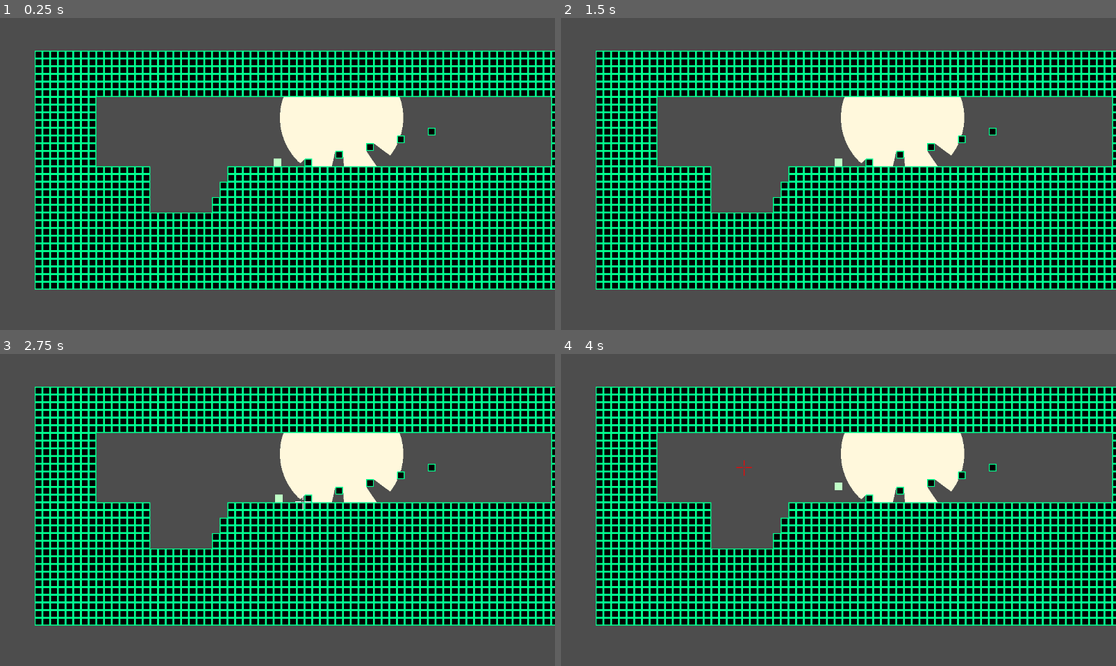
Above: before the commit, frames 1-4 (two rows, left to right).
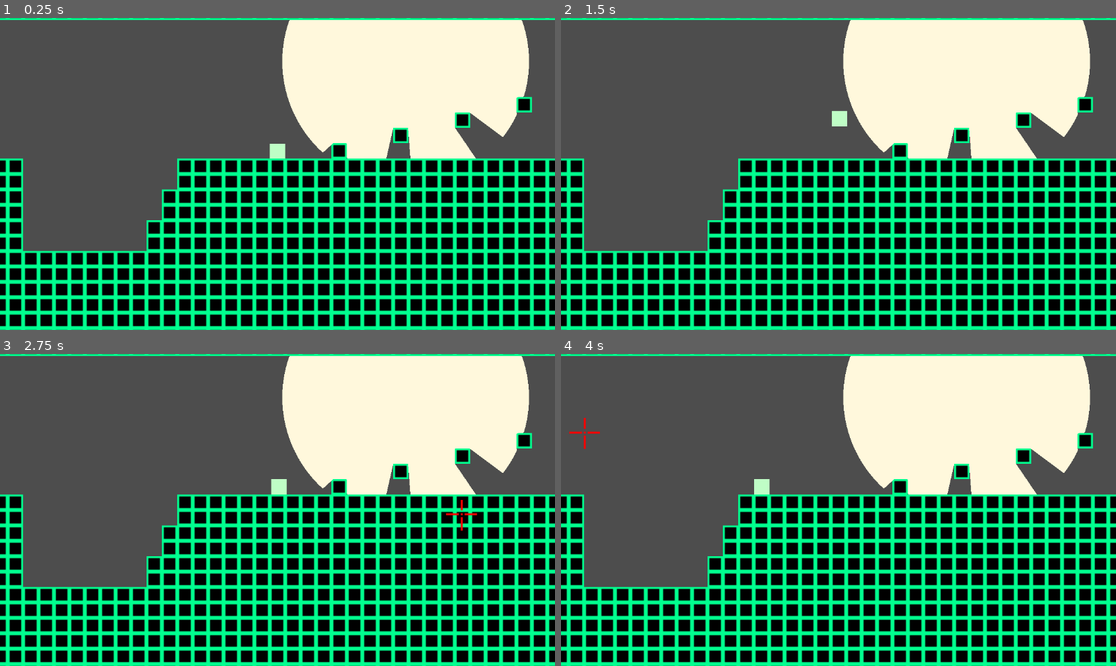
Above: after the commit, the same moments.

Repository: mtthwm/Godot-Platformer
Game: Godot game, scene res://Scenes/PlayerExperimentation.tscn
The game is run twice, just before and just after one commit, with the same random seed, the same clock (stepped at 60 frames per second) and the same inputs.
Inputs:
- Up to frame 1 (0.25 s): no input
- Up to frame 2 (1.5 s): tap Enter at 0.5 s; hold D (move_right) 0.53-1.28 s; hold Shift (move_grapple) 0.53-1.28 s; tap Space (move_jump) at 0.77, 1.25 s; hold S (move_down) from 1.28 s (still down); tap Shift (move_grapple) at 1.35 s
- Up to frame 3 (2.75 s): tap Space (move_jump) at 1.52 s; release S (move_down) at 2.03 s; hold D (move_right) from 2.03 s (still down); hold Shift (move_grapple) from 2.03 s (still down)
- Up to frame 4 (4 s): release D (move_right) at 2.78 s; release Shift (move_grapple) at 2.78 s; hold W (move_up) 2.78-3.53 s; tap Shift (move_grapple) at 2.85 s; tap Space (move_jump) at 3.02, 3.77 s; hold A (move_left) from 3.53 s (still down); hold Shift (move_grapple) from 3.53 s (still down)

The runs differ from the first frame. In frame 1, 69% of the frame differs, in the area x 0-100%, y 0-100%; in frame 2, 69%; in frame 3, 69%; in frame 4, 69%.

Commit message:
Fix grappling

Diff:
--- a/Scenes/PlayerExperimentation.tscn
+++ b/Scenes/PlayerExperimentation.tscn
@@ -20,12 +20,13 @@
 size = Vector2(12, 1)
 
 [sub_resource type="RectangleShape2D" id="RectangleShape2D_kupmo"]
-size = Vector2(1, 12)
+size = Vector2(1.5, 15)
 
 [sub_resource type="RectangleShape2D" id="RectangleShape2D_52jr2"]
-size = Vector2(1, 12)
+size = Vector2(1.5, 15)
 
 [sub_resource type="PhysicsMaterial" id="PhysicsMaterial_omcgf"]
+friction = 0.5
 
 [sub_resource type="TileSetAtlasSource" id="TileSetAtlasSource_kxf2e"]
 texture = ExtResource("2_d8oc8")
@@ -75,7 +76,7 @@
 
 [node name="Node2D" type="Node2D"]
 
-[node name="Player" type="RigidBody2D" parent="." node_paths=PackedStringArray("groundCheck", "leftWallChecker", "rightWallChecker", "crosshair")]
+[node name="Player" type="RigidBody2D" parent="." node_paths=PackedStringArray("groundCheck", "leftWallChecker", "rightWallChecker", "ceilingChecker", "crosshair")]
 position = Vector2(0, -32)
 physics_material_override = SubResource("PhysicsMaterial_vf1f0")
 continuous_cd = 1
@@ -83,14 +84,17 @@
 script = ExtResource("1_1pn2c")
 tilesPerSecondSpeed = 5
 timeToMaxSpeed = 0.75
+tilesPerJump = 4
 inputMaxFullHoldTime = 0.087
 groundCheck = NodePath("GroundChecker")
 leftWallChecker = NodePath("LeftWallChecker")
 rightWallChecker = NodePath("RightWallChecker")
+ceilingChecker = NodePath("CeilingChecker")
 crosshair = NodePath("../Crosshair")
+minGrappleTileLength = 4
 
 [node name="Collider" type="CollisionShape2D" parent="Player"]
-shape = SubResource("CapsuleShape2D_hlv31")
+shape = SubResource("CapsuleShape2D_k7fle")
 
 [node name="Sprite2D" type="Sprite2D" parent="Player"]
 modulate = Color(0.74902, 0.996078, 0.776471, 1)
@@ -109,7 +113,7 @@
 script = ExtResource("2_thmgb")
 
 [node name="CollisionShape2D" type="CollisionShape2D" parent="Player/RightWallChecker"]
-position = Vector2(9.5, 1)
+position = Vector2(9, -0.5)
 shape = SubResource("RectangleShape2D_kupmo")
 disabled = true
 
@@ -117,10 +121,18 @@
 script = ExtResource("2_thmgb")
 
 [node name="CollisionShape2D" type="CollisionShape2D" parent="Player/LeftWallChecker"]
-position = Vector2(-9.5, 1)
+position = Vector2(-9, -0.5)
 shape = SubResource("RectangleShape2D_52jr2")
 
+[node name="CeilingChecker" type="Area2D" parent="Player"]
+script = ExtResource("2_thmgb")
+
+[node name="CollisionShape2D" type="CollisionShape2D" parent="Player/CeilingChecker"]
+position = Vector2(0, -9)
+shape = SubResource("RectangleShape2D_3npsx")
+
 [node name="Camera2D" type="Camera2D" parent="."]
+zoom = Vector2(2, 2)
 
 [node name="TileMap" type="TileMap" parent="."]
 position = Vector2(-8, 0)
@@ -146,3 +158,5 @@
 [connection signal="body_exited" from="Player/RightWallChecker" to="Player/RightWallChecker" method="_on_body_exited"]
 [connection signal="body_entered" from="Player/LeftWallChecker" to="Player/LeftWallChecker" method="_on_body_entered"]
 [connection signal="body_exited" from="Player/LeftWallChecker" to="Player/LeftWallChecker" method="_on_body_exited"]
+[connection signal="body_entered" from="Player/CeilingChecker" to="Player/CeilingChecker" method="_on_body_entered"]
+[connection signal="body_exited" from="Player/CeilingChecker" to="Player/CeilingChecker" method="_on_body_exited"]
--- a/Script/PlayerMovement.gd
+++ b/Script/PlayerMovement.gd
@@ -9,18 +9,20 @@
 @export var groundCheck: GroundChecker;
 @export var leftWallChecker: GroundChecker;
 @export var rightWallChecker: GroundChecker;
+@export var ceilingChecker: GroundChecker;
 @export var extraJumps = 1;
 
 @export_group("Grappling")
-@export var grappleLength = 200;
+@export var grappleLengthTiles = 12;
 @export var crosshair: Node2D;
+@export var grappleSpeed = 16;
+@export var minGrappleTileLength = 2
 
+var _locked_movement: int = 0;
 
 var _grapplePoint: Vector2;
 var _grappling: bool = false;
 var _grappleDir: Vector2;
-var _canGrapple: bool = false;
-var _aiming: bool = false;
 
 var _maxSpeed;
 var _gravity_magnitude;
@@ -51,7 +53,7 @@
 	var heldLongEnough = Input.is_action_pressed("move_jump") && (_timeSincePress > inputMaxFullHoldTime);
 	return justReleased or (heldLongEnough and not _hasJumpedThisButtonPress);
 
-func _doJump ():
+func _do_jump ():
 	_remainingJumps -= 1;
 	var holdTimeModifier = min(_timeSincePress / inputMaxFullHoldTime, 1);
 	var jumpVelocity = sqrt(2 * _weight * _jumpHeight * holdTimeModifier);
@@ -60,7 +62,7 @@
 	linear_velocity.y -= jumpVelocity;
 	_hasJumpedThisButtonPress = true;
 
-func _handle_jumping (delta):
+func _handle_jump (delta):
 	_timeSincePress += delta;
 
 	if groundCheck.isGrounded:
@@ -70,7 +72,7 @@
 		_timeSincePress = 0;
 
 	if _can_jump() and _should_jump():
-		_doJump();
+		_do_jump();
 
 	if Input.is_action_just_released("move_jump"):
 		_hasJumpedThisButtonPress = false;
@@ -88,60 +90,80 @@
 	if Input.is_action_pressed("move_down"):
 		_grappleDir.y = 1;
 
-	_grappleDir = _grappleDir.normalized();
-
-	_grapplePoint = global_position + _grappleDir * grappleLength;
+	if !_grappling:
+		_grappleDir = _grappleDir.normalized();
+		_grapplePoint = global_position + _grappleDir * grappleLengthTiles * tilesize;
 
 	if Input.is_action_pressed("move_grapple"):
-		var space_state = get_world_2d().direct_space_state
-		var query = PhysicsRayQueryParameters2D.create(global_position, _grapplePoint);
-		var result = space_state.intersect_ray(query);
+		_lock_movement(3);
 
-		if result:
-			_canGrapple = true;
-			crosshair.modulate = Color(1, 1, 1);
-			_grapplePoint = result.position;
-		else:
-			crosshair.modulate = Color(1, 0, 0);
-			_canGrapple = false;
+		if !_grappling:
+			var space_state = get_world_2d().direct_space_state
+			var query = PhysicsRayQueryParameters2D.create(global_position, _grapplePoint);
+			var result = space_state.intersect_ray(query);
 
-		crosshair.show();
-		crosshair.set_global_position(_grapplePoint);
+			if result && position.distance_to(result.position) > minGrappleTileLength * tilesize:
+				crosshair.modulate = Color(1, 1, 1);
+				_grapplePoint = result.position;
+				_grappling = true;
+				_lock_movement(5);
 
-		_aiming = true;
+			else:
+				crosshair.modulate = Color(1, 0, 0);
 
+			crosshair.show();
+			crosshair.set_global_position(_grapplePoint);
 	else:
 		crosshair.hide();
-
-		_aiming = false;
-
-	if Input.is_action_just_pressed("move_grapple") && _canGrapple:
-		_grappling = true;
-		_canGrapple = false;
+		_unlock_movement(3);
 
 	if _grappling:
-		if groundCheck.isGrounded:
+		var touchingAnything: bool = (groundCheck.isGrounded || leftWallChecker.isGrounded || rightWallChecker.isGrounded || ceilingChecker.isGrounded);
+		if touchingAnything || !Input.is_action_pressed("move_grapple"):
+			_grappling = false;
+			_unlock_movement(5);
 			_grappling = false;
 
+func _grappling_velocity ():
+	var toGrapplePoint = (_grapplePoint - global_position).normalized();
+	var rotateAngle = PI/2;
+	if _grappleDir.x < 0:
+		rotateAngle = -rotateAngle;
+	print_debug(_grapplePoint);
+	var tangent = toGrapplePoint.rotated(rotateAngle);
+	return grappleSpeed * tilesize * tangent;
 
 func _handle_movement (_delta):
 	var movement_force_magnitude = (_maxSpeed / timeToMaxSpeed) * mass + _normalForceMagnitude;
 	var frictional_force_magnitude = _normalForceMagnitude * physics_material_override.friction;
 	var horizontalForce = movement_force_magnitude+ frictional_force_magnitude;
 
-	if !_aiming && !_grappling && Input.is_action_pressed("move_right"):
+	if Input.is_action_pressed("move_right") && !_locked_movement:
 		if !rightWallChecker.isGrounded:
 			if linear_velocity.x < _maxSpeed:
 				apply_force(Vector2(horizontalForce, 0));
 
-	if !_aiming && !_grappling && Input.is_action_pressed("move_left"):
+	if Input.is_action_pressed("move_left") && !_locked_movement:
 		if !leftWallChecker.isGrounded:
-			print_debug("LEFT WALL NOT GROUNDED");
 			if linear_velocity.x > -_maxSpeed:
 				apply_force(Vector2(-horizontalForce, 0));
+
+func _lock_movement (index):
+	_locked_movement |= (1 << index);
+
+func _unlock_movement (index):
+	_locked_movement &= ~(1 << index);
+
+func _handle_swing (_delta):
+	if _grappling:
+		gravity_scale = 0;
+		linear_velocity = _grappling_velocity();
+	else:
+		gravity_scale = 1;
 
 
 func _physics_process(delta):
 	_handle_movement(delta);
-	_handle_jumping(delta);
+	_handle_jump(delta);
 	_handle_grappling(delta);
+	_handle_swing(delta);
Not shown: 1 places in Scenes/PlayerExperimentation.tscn that only renumber resources
